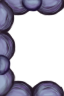
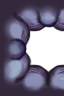
The second (64, 96) image is a revision of the first. Changes to its layers:
added group "Group 2" with 3 layers above "Old Version" over box(0, 0, 64, 96)
added layer "Layer 13" in group "Group 2" over box(0, 0, 64, 96)
added layer "Layer 10" in group "Group 2" over box(16, 16, 64, 80)
renamed "Group 1" to "Old Version", hid the group it (12 layers) over box(0, 0, 64, 96)
